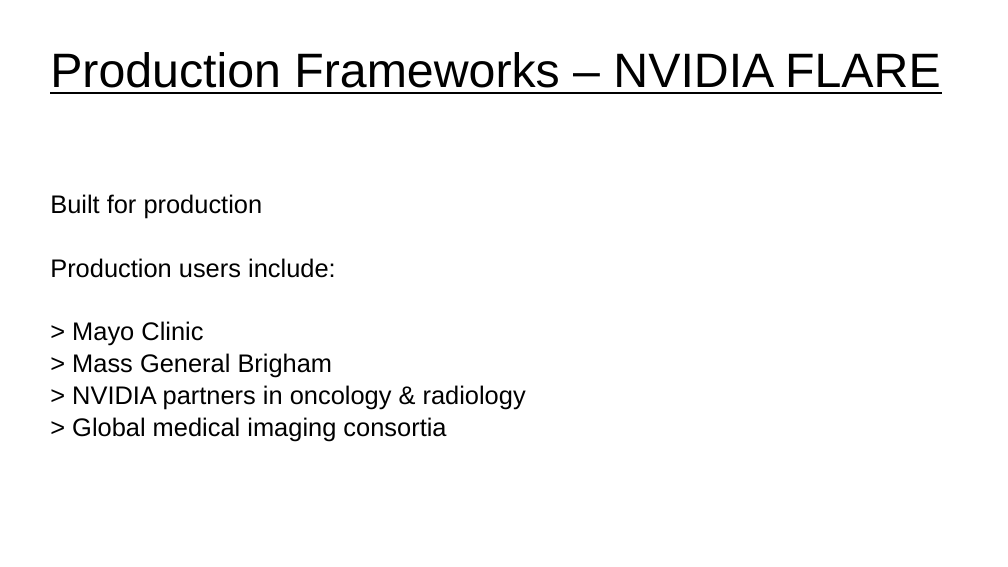
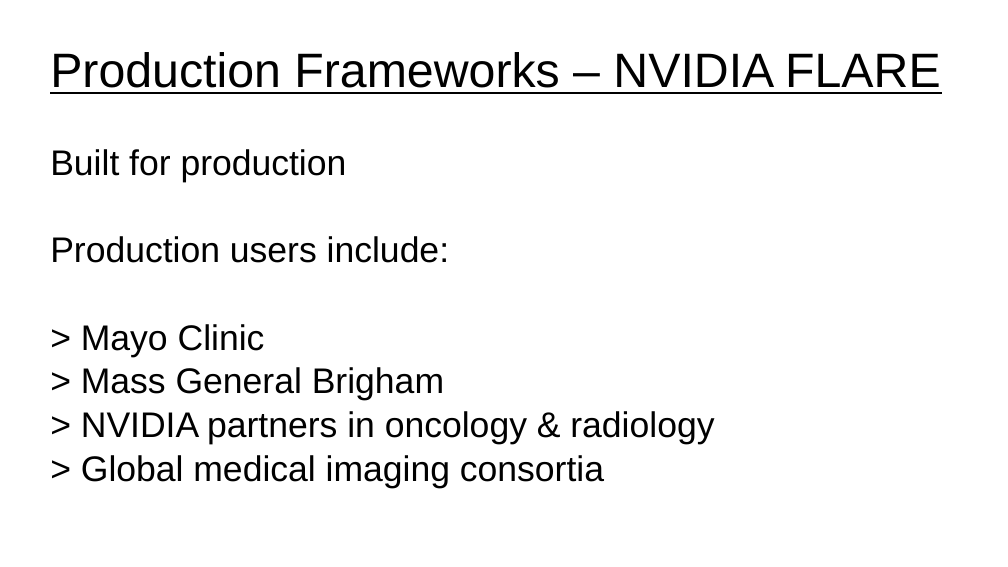
Before and after one commit to UVADS/distributed_computing, a slide deck: slide 20 of 07_distributed_model_training/federated_learning.ppt (slide 15 before the commit). Drawn at 1008x567 pixels with LibreOffice and Linux fonts; fonts in the diff are those of the drawing. Boxes give left, top, right and bottom in pixels: in the first picture for what was removed or moved away, otherwise in the second. Text is boxed around its words. In the diff, an @@ line names an element or a change of style, - is before the commit and + after.

```diff
--- a/07_distributed_model_training/federated_learning.ppt
+++ b/07_distributed_model_training/federated_learning.ppt
@@ text "Built for production" at bbox=[50, 149, 714, 488]: size 20 to 28 pt @@
```
Also in this commit, not shown: 7 other slides changed, 23 slides added, 5 slides removed.
